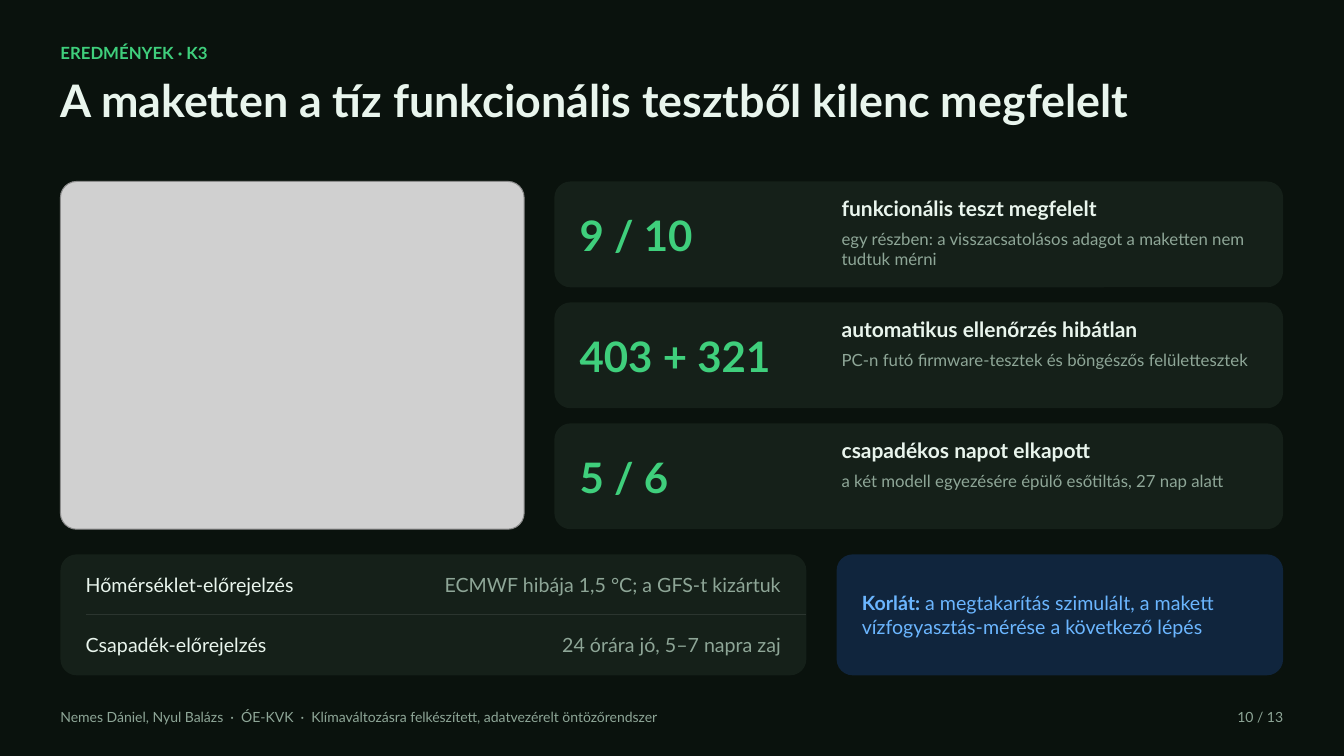
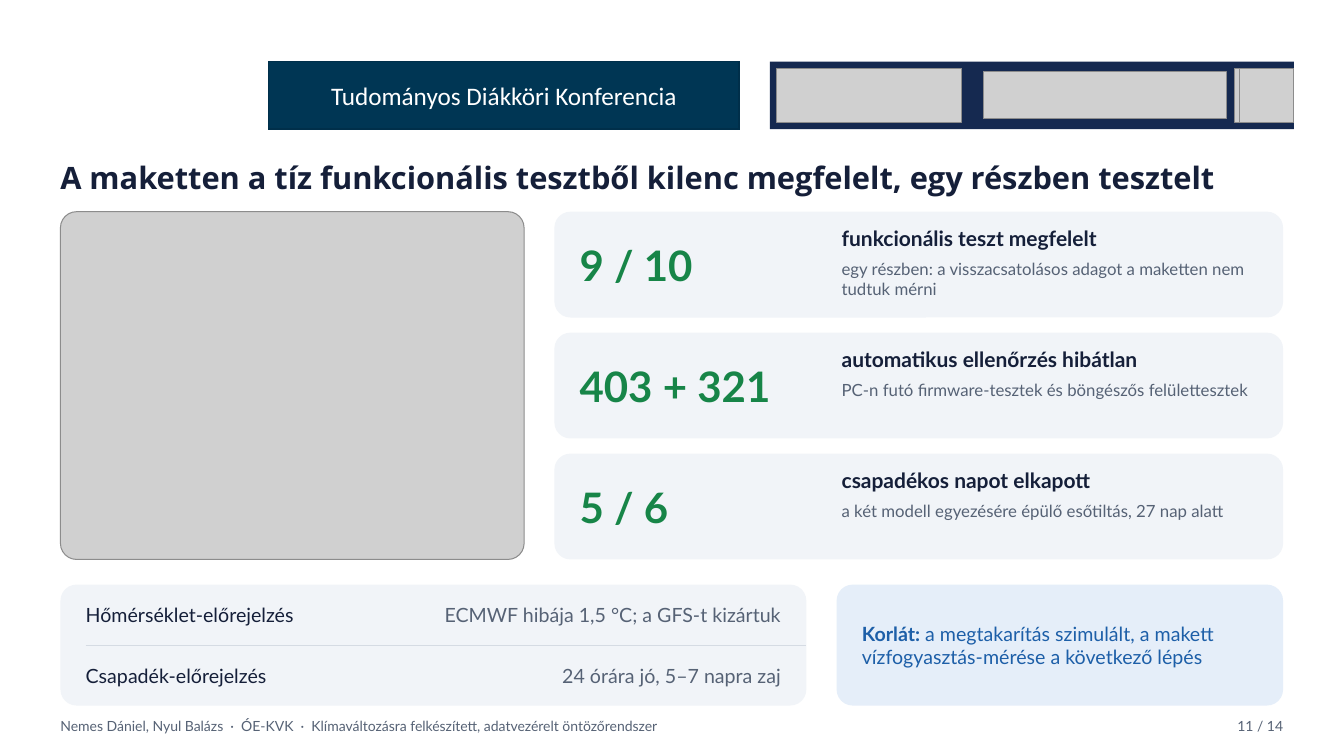
Before and after one commit to CITROMOSEPER/4-zone-irrigation-system-2026-TDK-Project, a slide deck: slide 11 of TDK_prezentacio_ND_NyB.pptx (slide 10 before the commit). Drawn at 1344x756 pixels with LibreOffice and Linux fonts; fonts in the diff are those of the drawing; grey boxes stand for pictures; background and template pictures are left out. Boxes give left, top, right and bottom in pixels: in the first picture for what was removed or moved away, otherwise in the second. Text is boxed around its words. In the diff, an @@ line names an element or a change of style, - is before the commit and + after.

```diff
--- a/TDK_prezentacio_ND_NyB.pptx
+++ b/TDK_prezentacio_ND_NyB.pptx
@@ background #0A120D to #FFFFFF at 36% opacity @@
@@ text removed at [60,45,207,59] @@
-EREDMÉNYEK · K3
@@ rectangle added at [269,62,740,129], fill #003654, outline #002F4A 1 pt, 18 pt, text #FFFFFF @@
+Tudományos Diákköri Konferencia
@@ rectangle added at [770,62,1295,129], fill #152950 @@
@@ picture added at [776,69,962,122] @@
@@ picture added at [983,72,1226,119] @@
@@ picture added at [1234,69,1288,122] @@
@@ picture added at [1240,69,1294,122] @@
@@ text "A maketten a tíz funkcionális ..." at [60,165,1214,197]: vertical alignment top to bottom @@
@@ text at [60,165,1214,197]: text changed; size 32 to 22 pt; font Lato to Open Sans; text colour #E9F5ED to #151F39 @@
-A maketten a tíz funkcionális tesztből kilenc megfelelt
+A maketten a tíz funkcionális tesztből kilenc megfelelt, egy részben tesztelt
@@ text colour #3FCF7C to #178548 in 3 elements at [580,371,770,403], [580,250,693,282], [580,492,668,524] @@
@@ fill #152019 to #F1F4F8 in 4 elements at [555,212,1284,318], [555,333,1284,439], [555,454,1284,560], [60,585,807,706] @@
@@ rounded rectangle at [837,585,1284,706]: fill #10253D to #E5EEF9 @@
@@ text "Korlát: a megtakarítás szimulált, a ..." at [862,626,1214,668]: text colour #6BB6FF to #1D5FA8 @@
@@ 14 texts, 5 rounded rectangles, 1 picture, 1 line: place and size @@
-14 texts, 5 rounded rectangles, 1 picture, 1 line at [60,181,1284,676]
+14 texts, 5 rounded rectangles, 1 picture, 1 line at [60,212,1284,706]
@@ text colour #E9F5ED to #151F39 in 5 elements at [86,607,294,626], [842,472,1090,492], [842,230,1097,250], [842,351,1137,367], [86,668,267,687] @@
@@ line (86, 645) - (807, 645): stroke #2B352F 0.75 pt to #D5DBE3 0.75 pt @@
@@ text colour #8EA697 to #566275 in 6 elements at [60,719,657,734], [842,262,1244,295], [842,383,1248,399], [842,504,1223,520], [445,607,780,626], [562,669,780,687] @@
@@ text "Nemes Dániel, Nyul Balázs · ...": place and size @@
-text "Nemes Dániel, Nyul Balázs · ..." at [60,710,657,725]
+text "Nemes Dániel, Nyul Balázs · ..." at [60,719,657,734]
@@ text removed at [1237,712,1283,722] @@
-10 / 13
@@ text added at [1237,721,1283,731], 10 pt, text #566275 @@
+11 / 14
```
Also in this commit, not shown: 12 other slides changed, 1 slide added, 3 other files.
